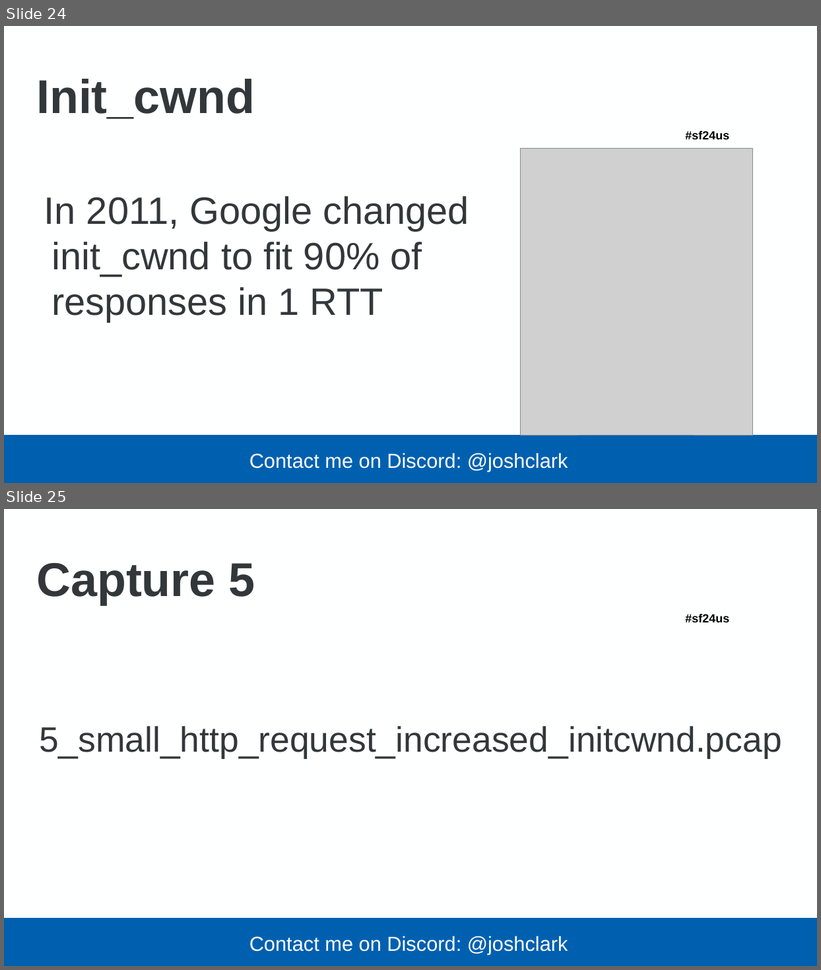
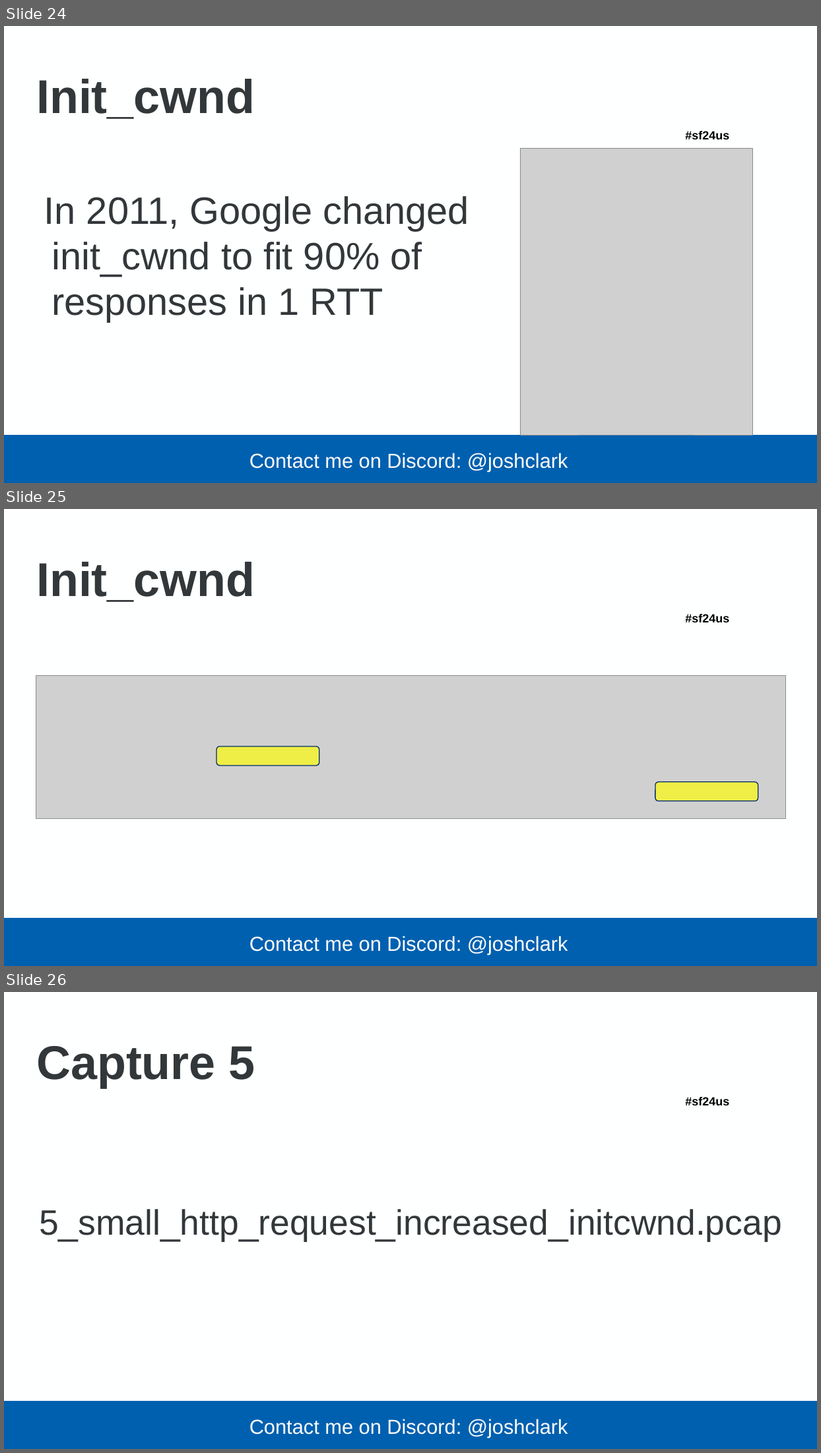
Before and after one commit to je-clark/sf24us_infrastructure_optimization, a slide deck: PacketGuidedOptimization_Sharkfest2024_JClark.pptx. Shown one above the other, each under a label of ours: slides 24 and 25 before the commit, slides 24, 25 and 26 after it. The pictures are 821x970 and 821x1453 pixels, drawn with LibreOffice and Linux fonts; fonts in the diff are those of the drawing; grey boxes stand for pictures; background and template pictures are left out. Boxes give left, top, right and bottom in pixels: in the first picture for what was removed or moved away, otherwise in the second. Text is boxed around its words. In the diff, an @@ line names an element or a change of style, - is before the commit and + after.

Commit message:
added slide to show initcwnd setting

```diff
--- a/PacketGuidedOptimization_Sharkfest2024_JClark.pptx
+++ b/PacketGuidedOptimization_Sharkfest2024_JClark.pptx
@@ slide 25 added at (4, 509, 817, 966), background #FEFFFF; not listed: 2 template elements that a slide beside it also shows @@
@@ title added at (36, 562, 255, 602), 112 pt, text #32373A, bold @@
+Init_cwnd
@@ picture added at (36, 676, 785, 819) @@
@@ rounded rectangle added at (217, 747, 319, 766), fill #FFFF00 at 66% opacity, outline #022C6C 2 pt @@
@@ rounded rectangle added at (655, 782, 758, 801), fill #FFFF00 at 66% opacity, outline #022C6C 2 pt @@
@@ what was slide 25 is now slide 26 @@
```
